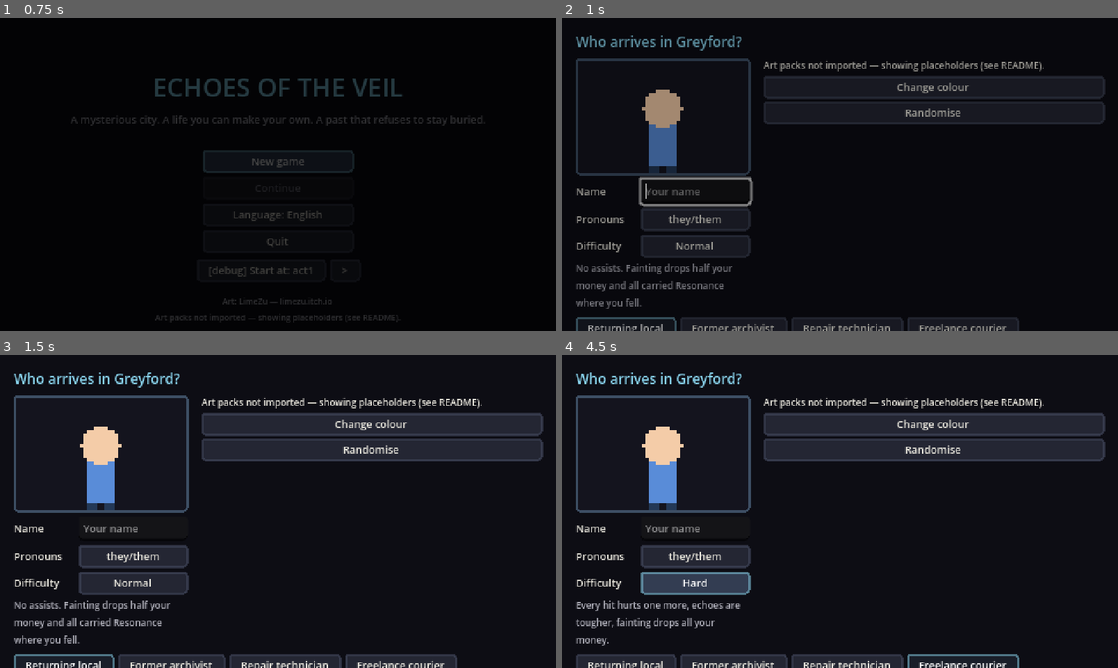
Above: before the commit, frames 1-4 (two rows, left to right).
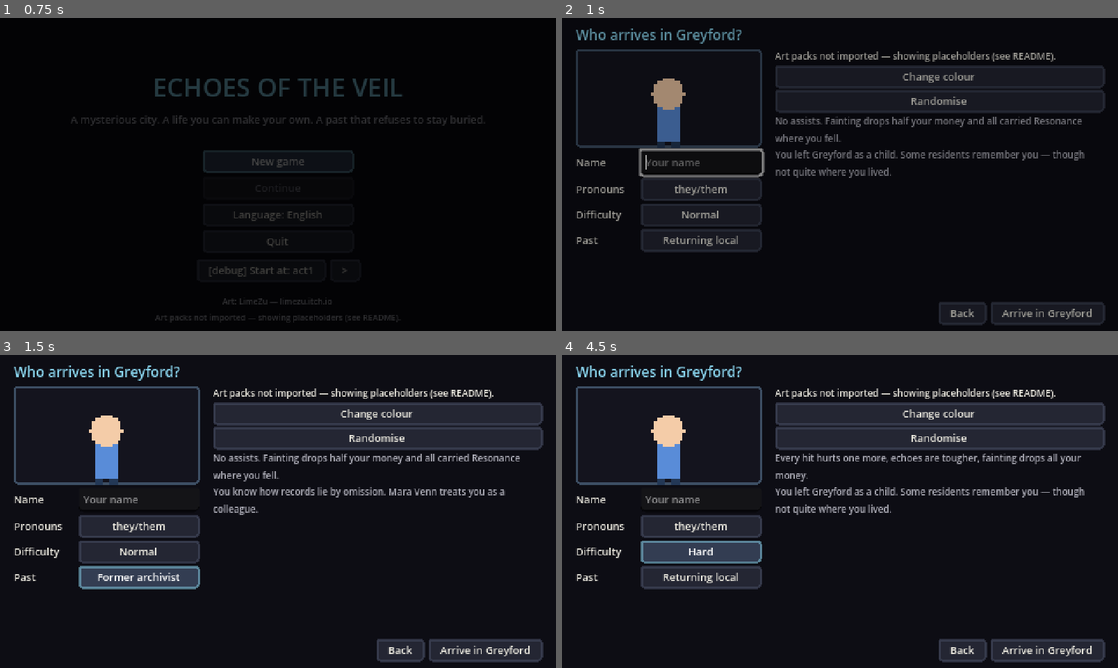
Above: after the commit, the same moments.

Repository: DoctorStrangeSH/ECHOES-OF-THE-VEIL
Game: Godot game, scene res://scenes/bootstrap/game_root.tscn
Two runs of this game, one before a commit and one after it. Both use one fixed random seed, a clock stepped at 60 frames per second and the inputs below.
Inputs:
- Up to frame 1 (0.75 s): click "New game" at 0.5 s
- Up to frame 2 (1 s): no input
- Up to frame 3 (1.5 s): click "Returning local" at 1.25 s
- Up to frame 4 (4.5 s): click "Former archivist" at 2 s; click "Repair technician" at 2.75 s; click "Freelance courier" at 3.5 s; click "Normal" at 4.25 s

Frame 1 is identical in both runs. In frame 2, 12% of the frame differs, in the area x 2-98%, y 3-100%; in frame 3, 22%; in frame 4, 23%.

Commit message:
Fix: character creator no longer runs off the screen
The creator was 342 px tall in a 270 px viewport, so 'Arrive in Greyford'
was unreachable (found in the owner's playtest). Background is now a cycle
button, the choice descriptions sit beside the look controls, and the page
scrolls as a safety net. Also fixes a crash when the default accessory is
'none'. New test: menus fit 480x270 in every language.

Co-Authored-By: Claude Opus 5.5 <noreply@anthropic.com>
Claude-Session: https://claude.ai/code/session_01MWkFZ7Z2CbQkcrDH1rQ54Y

Diff:
--- a/data/localization/m2_story.json
+++ b/data/localization/m2_story.json
@@ -231,5 +231,6 @@
   "ECHO_WHO_1": {"en": "\"Someone who was erased politely. With paperwork.\" She smiles. \"They called it a census. A quiet one.\"", "ru": "«Та, кого стёрли вежливо. С бумагами». Она улыбается. «Они называли это переписью. Тихой»."},
   "ECHO_NAME_1": {"en": "\"You lived three doors down. Before.\" The tea in her cup ripples, though nothing touched it.", "ru": "«Вы жили через три дома. Раньше». Чай в её чашке подрагивает, хотя его никто не трогал."},
   "ECHO_WOMAN_4": {"en": "\"Go back now. The door won't hold much longer — and you're not ready for the rest of us yet.\"", "ru": "«Возвращайтесь. Дверь долго не продержится — а к остальным из нас вы пока не готовы»."},
-  "ECHO_WOMAN_AFTER": {"en": "She is already looking at something you can't see.", "ru": "Она уже смотрит на что-то, чего вам не видно."}
+  "ECHO_WOMAN_AFTER": {"en": "She is already looking at something you can't see.", "ru": "Она уже смотрит на что-то, чего вам не видно."},
+  "CC_BACKGROUND": {"en": "Past", "ru": "Прошлое"}
 }
--- a/scripts/ui/character_creator.gd
+++ b/scripts/ui/character_creator.gd
@@ -48,7 +48,7 @@
 var _name_edit: LineEdit
 var _pronoun_button: Button
 var _bg_desc: Label
-var _bg_buttons: Dictionary = {}
+var _bg_button: Button
 var _preview_dir := 3
 var _preview_timer := 0.0
 
@@ -122,7 +122,7 @@
 		var si := row.styles.find(style)
 		if si >= 0:
 			row.style_idx = si
-			row.var_idx = maxi(0, (row.variants[style] as Array).find(want))
+			row.var_idx = 0 if style.is_empty() else maxi(0, (row.variants[style] as Array).find(want))
 
 
 func _apply() -> void:
@@ -189,10 +189,16 @@
 
 func _set_background(id: String) -> void:
 	_background = id
-	for bid: String in _bg_buttons:
-		(_bg_buttons[bid] as Button).button_pressed = bid == id
 	var def: Dictionary = _backgrounds.get(id, {})
+	_bg_button.text = tr(def.get("name", id))
 	_bg_desc.text = tr(def.get("desc", ""))
+
+
+func _cycle_background() -> void:
+	if _background_ids.is_empty():
+		return
+	var i := _background_ids.find(_background)
+	_set_background(_background_ids[(i + 1) % _background_ids.size()])
 
 
 func _on_begin() -> void:
@@ -216,13 +222,23 @@
 	bg.set_anchors_preset(Control.PRESET_FULL_RECT)
 	add_child(bg)
 
+	# Everything must fit the 480x270 viewport (tested); the scroll container
+	# is only a safety net for long translations.
+	var scroll := ScrollContainer.new()
+	scroll.set_anchors_preset(Control.PRESET_FULL_RECT)
+	scroll.horizontal_scroll_mode = ScrollContainer.SCROLL_MODE_DISABLED
+	scroll.follow_focus = true
+	add_child(scroll)
 	var margin := MarginContainer.new()
-	margin.set_anchors_preset(Control.PRESET_FULL_RECT)
-	for side in ["left", "right", "top", "bottom"]:
+	margin.size_flags_horizontal = Control.SIZE_EXPAND_FILL
+	margin.size_flags_vertical = Control.SIZE_EXPAND_FILL
+	for side in ["left", "right"]:
 		margin.add_theme_constant_override("margin_" + side, 12)
-	add_child(margin)
+	for side in ["top", "bottom"]:
+		margin.add_theme_constant_override("margin_" + side, 6)
+	scroll.add_child(margin)
 	var root := VBoxContainer.new()
-	root.add_theme_constant_override("separation", 6)
+	root.add_theme_constant_override("separation", 4)
 	margin.add_child(root)
 
 	var title := Label.new()
@@ -238,16 +254,17 @@
 
 	# Preview + identity
 	var left := VBoxContainer.new()
-	left.custom_minimum_size = Vector2(150, 0)
+	left.custom_minimum_size = Vector2(160, 0)
+	left.add_theme_constant_override("separation", 3)
 	top.add_child(left)
 	var stage := PanelContainer.new()
-	stage.custom_minimum_size = Vector2(150, 100)
+	stage.custom_minimum_size = Vector2(160, 84)
 	left.add_child(stage)
 	var holder := Control.new()
 	stage.add_child(holder)
 	_preview = LayeredCharacterSprite.new()
-	_preview.scale = Vector2(3, 3)
-	_preview.position = Vector2(67, 94)
+	_preview.scale = Vector2(2.5, 2.5)
+	_preview.position = Vector2(72, 80)
 	holder.add_child(_preview)
 
 	_name_edit = LineEdit.new()
@@ -261,18 +278,15 @@
 	_difficulty_button = Button.new()
 	_difficulty_button.pressed.connect(_cycle_difficulty)
 	left.add_child(_labeled(tr("CC_DIFFICULTY"), _difficulty_button))
-	_difficulty_desc = Label.new()
-	_difficulty_desc.autowrap_mode = TextServer.AUTOWRAP_WORD_SMART
-	_difficulty_desc.add_theme_font_size_override("font_size", 8)
-	_difficulty_desc.add_theme_color_override("font_color", UiTheme.INK_DIM)
-	_difficulty_desc.custom_minimum_size = Vector2(150, 0)
-	left.add_child(_difficulty_desc)
-	_show_difficulty()
-
-	# Look
+	_bg_button = Button.new()
+	_bg_button.pressed.connect(_cycle_background)
+	_bg_button.clip_text = true
+	left.add_child(_labeled(tr("CC_BACKGROUND"), _bg_button))
+
+	# Look + what the choices mean
 	var right := VBoxContainer.new()
 	right.size_flags_horizontal = Control.SIZE_EXPAND_FILL
-	right.add_theme_constant_override("separation", 3)
+	right.add_theme_constant_override("separation", 2)
 	top.add_child(right)
 	if _has_assets:
 		for row in _rows:
@@ -291,24 +305,11 @@
 	rnd.text = tr("CC_RANDOM")
 	rnd.pressed.connect(_randomize)
 	right.add_child(rnd)
-
-	# Background
-	var bg_row := HBoxContainer.new()
-	bg_row.add_theme_constant_override("separation", 4)
-	root.add_child(bg_row)
-	for id in _background_ids:
-		var b := Button.new()
-		b.toggle_mode = true
-		b.text = tr(_backgrounds[id].get("name", id))
-		b.pressed.connect(_set_background.bind(id))
-		bg_row.add_child(b)
-		_bg_buttons[id] = b
-	_bg_desc = Label.new()
-	_bg_desc.autowrap_mode = TextServer.AUTOWRAP_WORD_SMART
-	_bg_desc.custom_minimum_size = Vector2(0, 22)
-	_bg_desc.add_theme_font_size_override("font_size", 8)
-	_bg_desc.add_theme_color_override("font_color", UiTheme.INK_DIM)
-	root.add_child(_bg_desc)
+	_difficulty_desc = _note()
+	right.add_child(_difficulty_desc)
+	_bg_desc = _note()
+	right.add_child(_bg_desc)
+	_show_difficulty()
 
 	var actions := HBoxContainer.new()
 	actions.alignment = BoxContainer.ALIGNMENT_END
@@ -323,6 +324,15 @@
 	actions.add_child(begin)
 	_set_background(_background)
 	_name_edit.grab_focus.call_deferred()
+
+
+func _note() -> Label:
+	var l := Label.new()
+	l.autowrap_mode = TextServer.AUTOWRAP_WORD_SMART
+	l.add_theme_font_size_override("font_size", 8)
+	l.add_theme_color_override("font_color", UiTheme.INK_DIM)
+	l.custom_minimum_size = Vector2(10, 0)
+	return l
 
 
 func _labeled(text: String, control: Control) -> HBoxContainer:
--- a/tests/test_runner.gd
+++ b/tests/test_runner.gd
@@ -1376,3 +1376,30 @@
 		var npc := StringName(Incidents.def(id)["npc"])
 		check(not NpcRegistry.resolve(npc).is_empty(), "%s is somewhere at noon after the ending" % npc)
 	GameState.reset_for_new_game()
+
+
+# --- Playtest fixes ----------------------------------------------------------------
+
+## Every button of the full-screen menus must be on screen at 480x270 in every
+## language (the character creator once pushed "Arrive" off the bottom).
+func test_menus_fit_the_screen() -> void:
+	var old := TranslationServer.get_locale()
+	for locale: String in ["en", "ru"]:
+		TranslationServer.set_locale(locale)
+		for path: String in ["res://scripts/ui/character_creator.gd", "res://scripts/ui/main_menu.gd"]:
+			var ui: Control = load(path).new()
+			ui.size = Vector2(480, 270)
+			add_child(ui)
+			for i in 6:
+				await get_tree().process_frame
+			var screen := Rect2(Vector2.ZERO, Vector2(480, 270)).grow(0.5)
+			var stack: Array[Node] = [ui]
+			while not stack.is_empty():
+				var n: Node = stack.pop_back()
+				stack.append_array(n.get_children())
+				if (n is Button or n is LineEdit) and (n as Control).is_visible_in_tree():
+					var r := (n as Control).get_global_rect()
+					check(screen.encloses(r), "%s [%s]: '%s' at %s is off screen" % [path.get_file(), locale, n.get("text"), r])
+			ui.queue_free()
+			await get_tree().process_frame
+	TranslationServer.set_locale(old)
